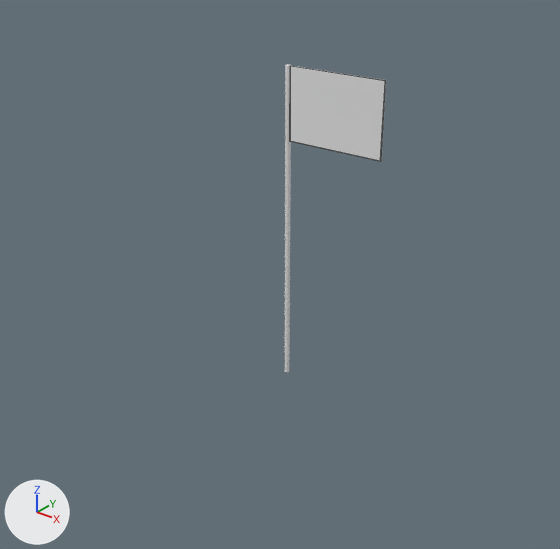
Renders of the Blender file Assets/Topics/Experimental-InProgress/ModelCategorization/Models/Flag/Flag.blend from each side of a commit.
Rendered twice from a camera (50 mm lens) standing at (2.7, -3.45, 2.83) and looking at (0.04, -0.12, 0.77). Arrows for +X, +Y and +Z are at lower left; the lights stay in place. Mesh edges are drawn as thin lines on the coarser meshes.

The first picture shows 'Flag', 'Stand'.
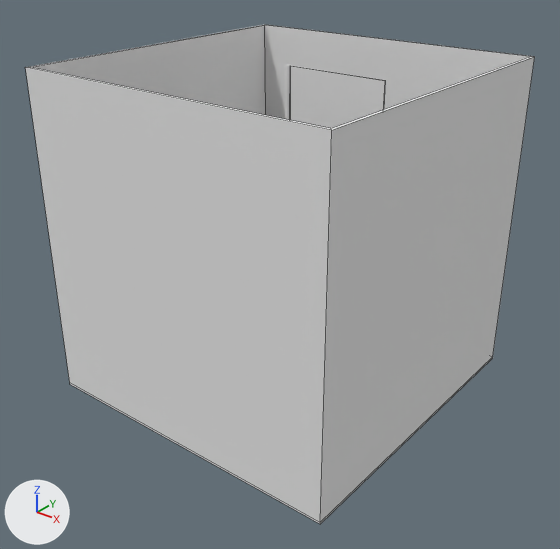
Where the change shows, as pixel boxes (x1, y1, x2, y2) in the pictures (560 x 549 px):
'Border', added: after (25, 25, 535, 524)
    faces in mat_mat_border (white #e7e7e7): (25, 25, 535, 522)
    faces in mat_mat_ground (white #e7e7e7): (70, 357, 493, 524)
'Stand', unchanged, covered by the edit: before (285, 64, 291, 372); after (285, 64, 291, 120)

What the commit changed:
Material 'mat_ground' (mat_mat_ground) is new.
Its base color is (0.8, 0.8, 0.8) (white #e7e7e7).
Material 'mat_border' (mat_mat_border) is new.
Its base color is (0.8, 0.8, 0.8) (white #e7e7e7).
Mesh me_cube_002 is new.
It has 20 vertices, 18 faces and spans x -1.0..1.0, y 0.0..2.02, z -1.0..1.0.
Faces by material slot: [6, 12].
It uses material mat_mat_ground (white #e7e7e7).
It uses material mat_mat_border (white #e7e7e7).
Object 'Border' (ob_border) is new; it shows me_cube_002.
Its location is (0.0, 0.0, 0.0).
Its rotation in degrees is (90, 0, 0).
